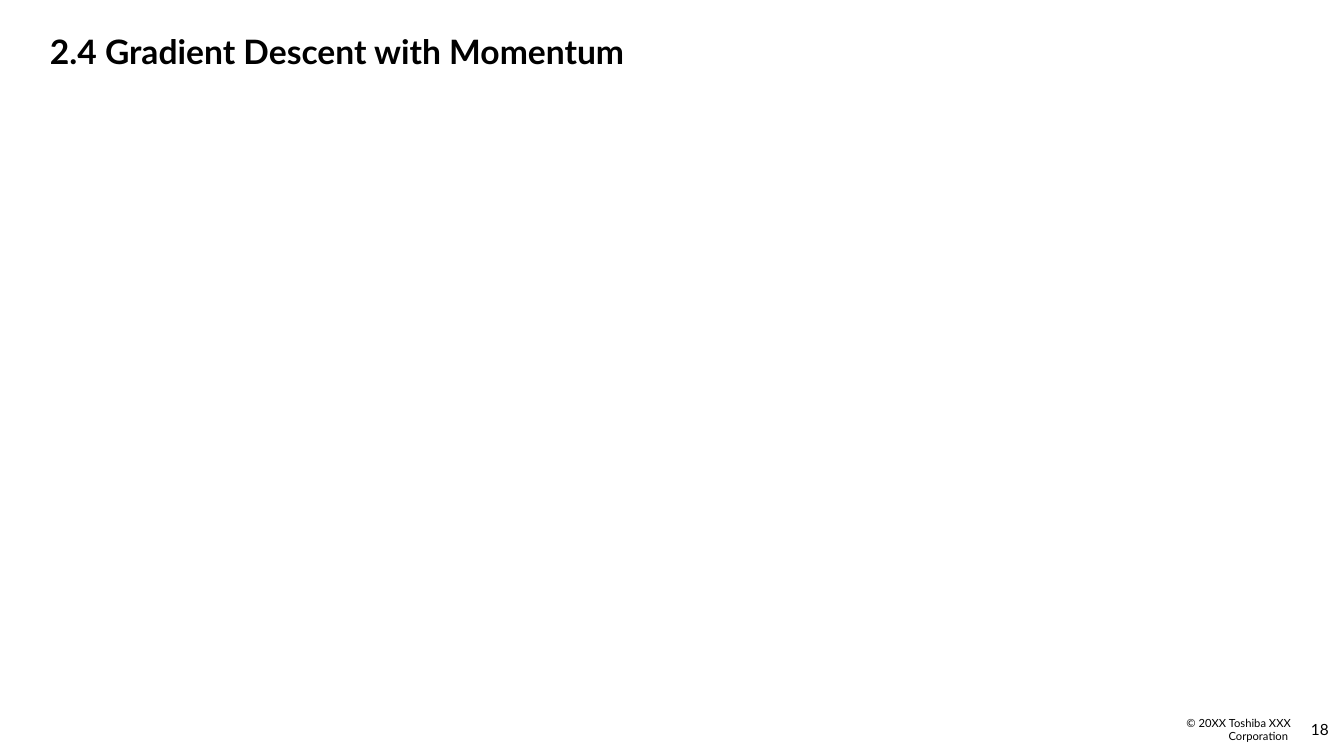
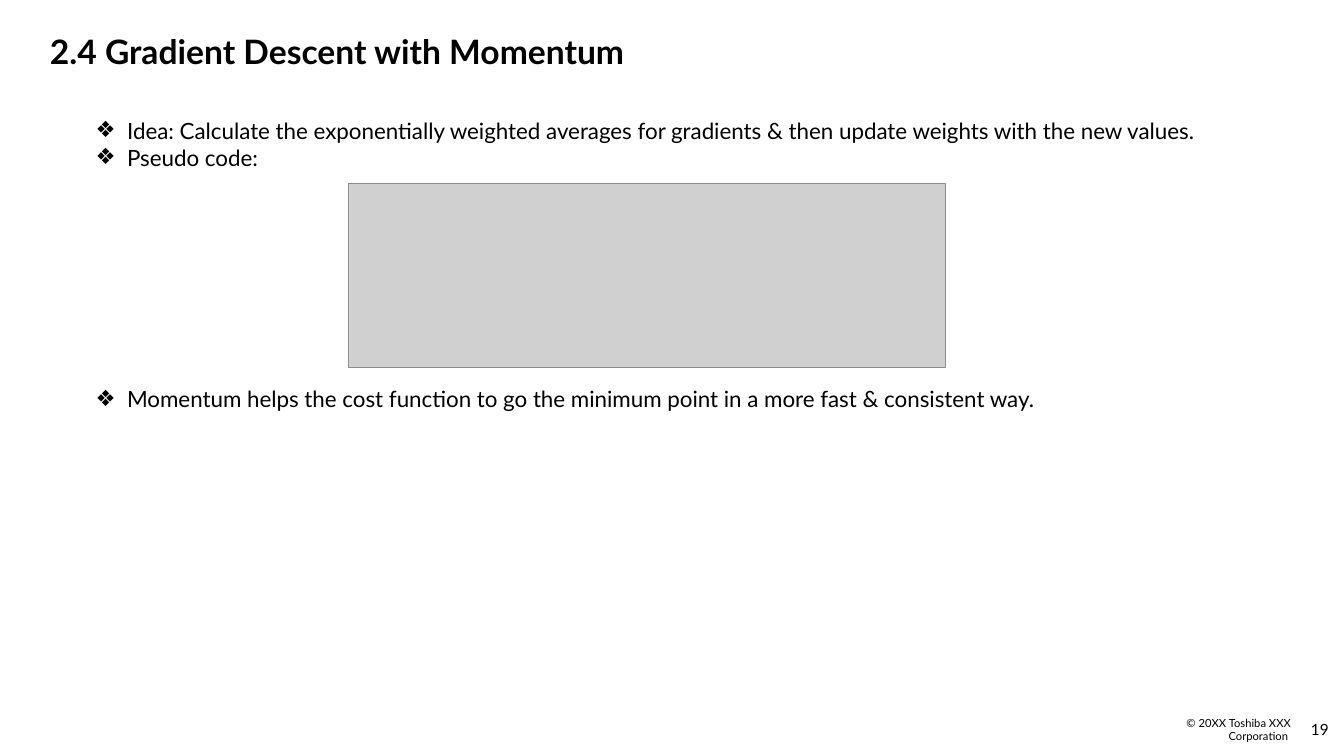
Before and after one commit to Doan-Nguyen/Coursera, a slide deck: slide 20 of Improving Deep Neural Network - Report - Course 2.pptx (slide 19 before the commit). Drawn at 1344x756 pixels with LibreOffice and Linux fonts; fonts in the diff are those of the drawing; grey boxes stand for pictures; background and template pictures are left out. Boxes give left, top, right and bottom in pixels: in the first picture for what was removed or moved away, otherwise in the second. Text is boxed around its words. In the diff, an @@ line names an element or a change of style, - is before the commit and + after.

```diff
--- a/Improving Deep Neural Network - Report - Course 2.pptx
+++ b/Improving Deep Neural Network - Report - Course 2.pptx
@@ text added at [127,122,1194,411], 16 pt, text #000000 @@
+  ❖ Idea: Calculate the exponentially weighted averages for gradients & then update weights with the new values.
+  ❖ Pseudo code:
+  ❖ Momentum helps the cost function to go the minimum point in a more fast & consistent way.
@@ picture added at [348,185,945,369] @@
@@ page number at [1311,724,1329,735]: text changed @@
-18
+19
```
Also in this commit, not shown: 7 other slides changed, 8 slides added, 1 slide removed.
